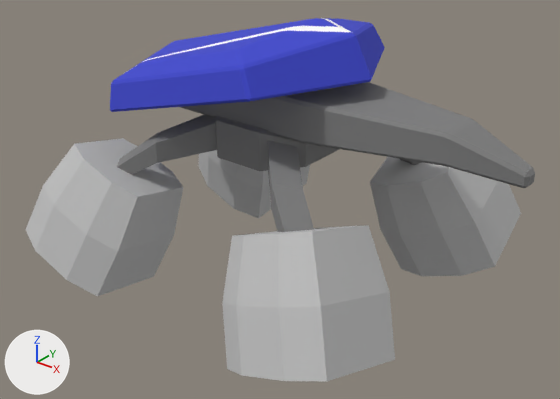
The OBJ model asset/enemyS2.obj, before and after one commit.
Camera for both pictures: a 50 mm camera at (7.98, -10.02, 6.35) aimed at (0.32, -0.44, 0.41). The axes (+X, +Y, +Z) are drawn at lower left. The lights are the same throughout. Where no turn or scale is listed for an object, it has been applied to the vertices.
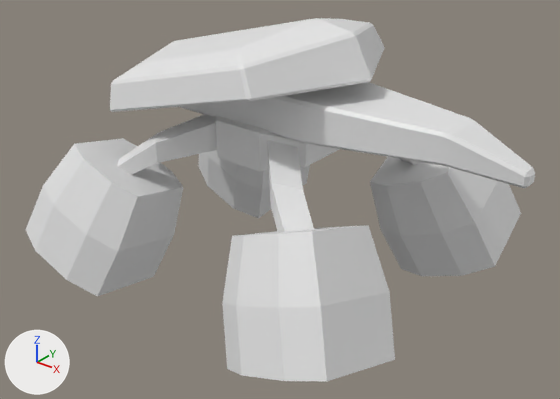
The newer file is also turned or shifted as a whole; pictures and numbers use the older file's frame.

The change, as a list of edits to the scene's bpy script:
```text
Change me_cube:
    where me_cube.from_pydata(...)  # 412 vertices, 406 faces; spans x -3.73..4.52, y -3.39..3.39, z -1.49..3.55
    remove me_cube.materials.append(mat_none)  # picture img_enemys2_png
```

Location of each change, (x1, y1, x2, y2) in pixels of the pictures (560 x 399 px):
'Cube', recoloured (grey to white): (26, 18, 535, 381) in both
